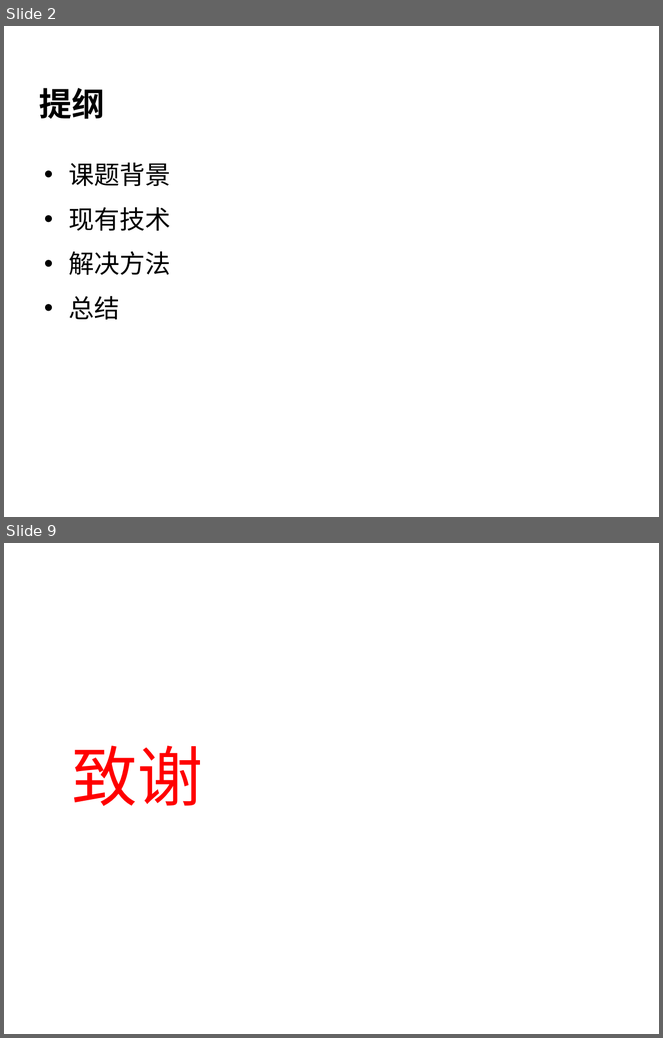
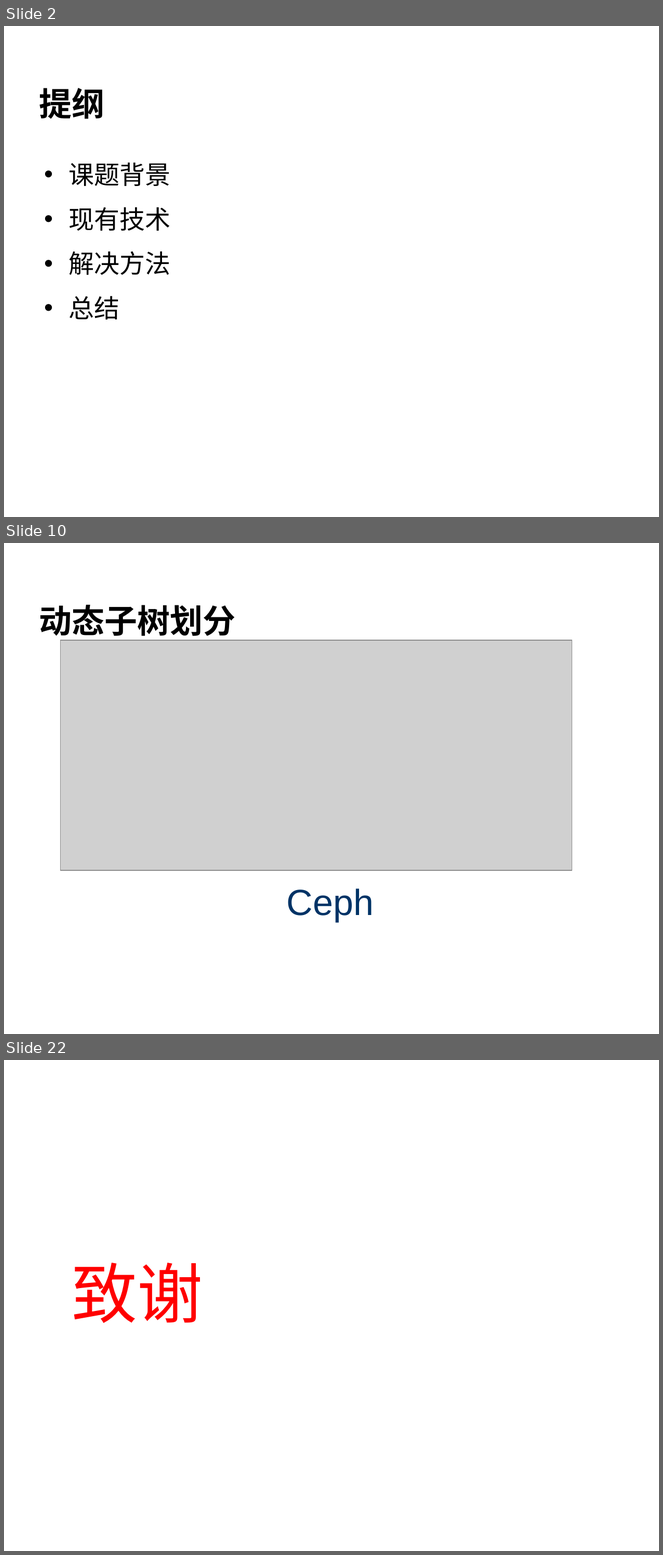
Before and after one commit to cheliequan/idning-paper, a slide deck: draft/答辩.ppt. Shown one above the other, each under a label of ours: slides 2 and 9 before the commit, slides 2, 10 and 22 after it; the slides between them are not shown. The pictures are 663x1038 and 663x1555 pixels, drawn with LibreOffice and Linux fonts; fonts in the diff are those of the drawing; grey boxes stand for pictures; background and template pictures are left out. Boxes give left, top, right and bottom in pixels: in the first picture for what was removed or moved away, otherwise in the second. Text is boxed around its words. In the diff, an @@ line names an element or a change of style, - is before the commit and + after.

```diff
--- a/draft/答辩.ppt
+++ b/draft/答辩.ppt
@@ slide 10 added at [4,543,659,1034], background picture (left out) @@
@@ title added at [39,604,235,641], 36 pt, text #000000, bold @@
+动态子树划分
@@ picture added at [60,640,572,871] @@
@@ text added at [287,889,374,922], 40 pt, text #003366 @@
+Ceph
@@ page number added at [10,997,52,1033], 26 pt, text #FFFFFF, bold @@
+10
@@ what was slide 9 is now slide 22 @@
```
Also in this commit, not shown: 5 slides changed, 13 other slides added, 1 slide removed, 1 other file.
